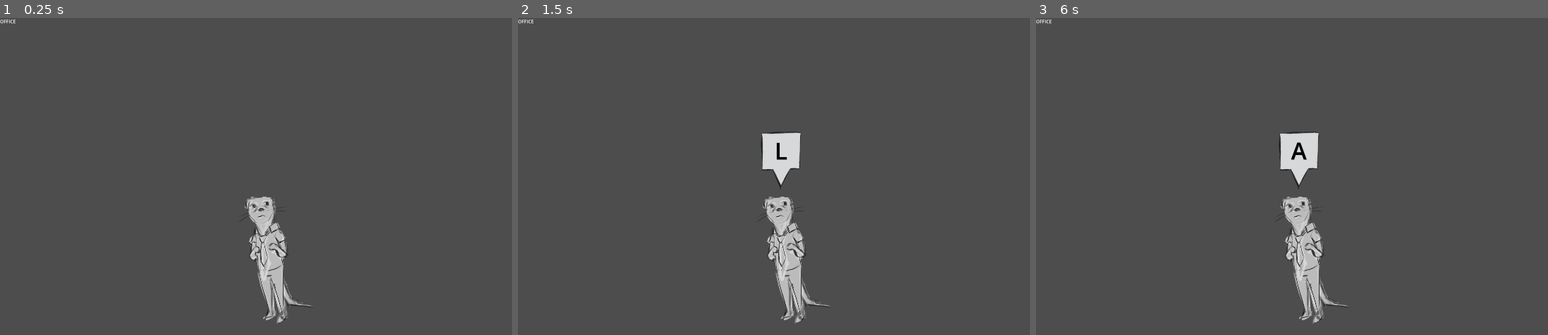
Above: before the commit, frames 1-3 (left to right).
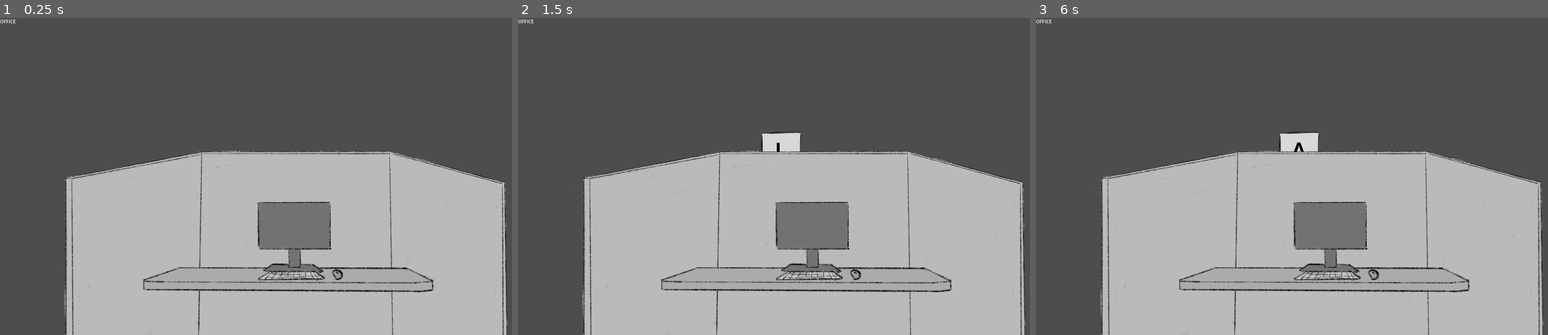
Above: after the commit, the same moments.

Repository: TheDingoose/JuiceGoose
Game: Godot game, scene res://main.tscn
Same seed, same stepped clock (60 frames per second), same inputs: the game is played once before the commit and once after it.
Inputs:
- Up to frame 1 (0.25 s): no input
- Up to frame 2 (1.5 s): tap Enter at 0.5 s; hold D 0.53-1.28 s; tap B at 0.6 s; tap Space at 1.25 s; hold S from 1.28 s (still down); tap C at 1.35 s
- Up to frame 3 (6 s): tap Enter at 2, 4.25 s; release S at 2.03 s; hold D 2.03-2.78 s; tap E at 2.1 s; tap Space at 2.75, 5 s; hold W 2.78-3.53 s; tap F at 2.85 s; hold A 3.53-5.03 s; tap G at 3.6 s; tap H at 4.35 s; hold S 5.03-5.78 s; tap I at 5.1 s; hold D from 5.78 s (still down); tap J at 5.85 s

The runs differ from the first frame. In frame 1, 46% of the frame differs, in the area x 12-100%, y 41-100%; in frame 2, 46%; in frame 3, 46%.

Commit message:
Office Temp Background Layes

Diff:
--- a/Scenes/Gameplay/MainOffice.tscn
+++ b/Scenes/Gameplay/MainOffice.tscn
@@ -1,4 +1,10 @@
-[gd_scene format=3 uid="uid://ct6smrum6fxpy"]
+[gd_scene load_steps=6 format=3 uid="uid://ct6smrum6fxpy"]
+
+[ext_resource type="Texture2D" uid="uid://cjl2ltti522sb" path="res://RandomArts/cubicle_placeholde.png" id="1_2bajo"]
+[ext_resource type="Texture2D" uid="uid://crma2ube0eisg" path="res://RandomArts/table_placeholder.png" id="2_jfeng"]
+[ext_resource type="Texture2D" uid="uid://ddshjt7r2oq25" path="res://RandomArts/computer_placeholder.png" id="3_1cwn0"]
+[ext_resource type="Texture2D" uid="uid://d2cypktwtfgvv" path="res://RandomArts/keyboard_placeholder.png" id="4_edhp2"]
+[ext_resource type="Texture2D" uid="uid://mcl44fpd6js3" path="res://RandomArts/mouse_placeholder.png" id="5_0p643"]
 
 [node name="MainOffice" type="Node2D"]
 
@@ -7,3 +13,34 @@
 offset_bottom = 128.0
 text = "OFFICE
 "
+metadata/_edit_use_anchors_ = true
+
+[node name="Node2D" type="Node2D" parent="."]
+position = Vector2(-71, 134)
+scale = Vector2(1.06138, 1.06138)
+
+[node name="CubiclePlaceholde" type="Sprite2D" parent="Node2D"]
+position = Vector2(2238.6, 1173.95)
+scale = Vector2(0.872158, 0.743369)
+texture = ExtResource("1_2bajo")
+offset = Vector2(-1416, -1090)
+
+[node name="TablePlaceholder" type="Sprite2D" parent="Node2D"]
+position = Vector2(2400, 1344)
+texture = ExtResource("2_jfeng")
+offset = Vector2(-1415, -1092)
+
+[node name="ComputerPlaceholder" type="Sprite2D" parent="Node2D"]
+position = Vector2(2400, 1344)
+texture = ExtResource("3_1cwn0")
+offset = Vector2(-1371, -1102)
+
+[node name="KeyboardPlaceholder" type="Sprite2D" parent="Node2D"]
+position = Vector2(2400, 1344)
+texture = ExtResource("4_edhp2")
+offset = Vector2(-1377, -1097)
+
+[node name="MousePlaceholder" type="Sprite2D" parent="Node2D"]
+position = Vector2(2400, 1344)
+texture = ExtResource("5_0p643")
+offset = Vector2(-1359, -1093)
Binary file added: RandomArts/computer_placeholder.png
Not shown, added: RandomArts/computer_placeholder.png.import
Binary file added: RandomArts/cubicle_placeholde.png
Not shown, added: RandomArts/cubicle_placeholde.png.import
Binary file added: RandomArts/keyboard_placeholder.png
Not shown, added: RandomArts/keyboard_placeholder.png.import
Binary file added: RandomArts/mouse_placeholder.png
Not shown, added: RandomArts/mouse_placeholder.png.import
Binary file added: RandomArts/table_placeholder.png
Not shown, added: RandomArts/table_placeholder.png.import
